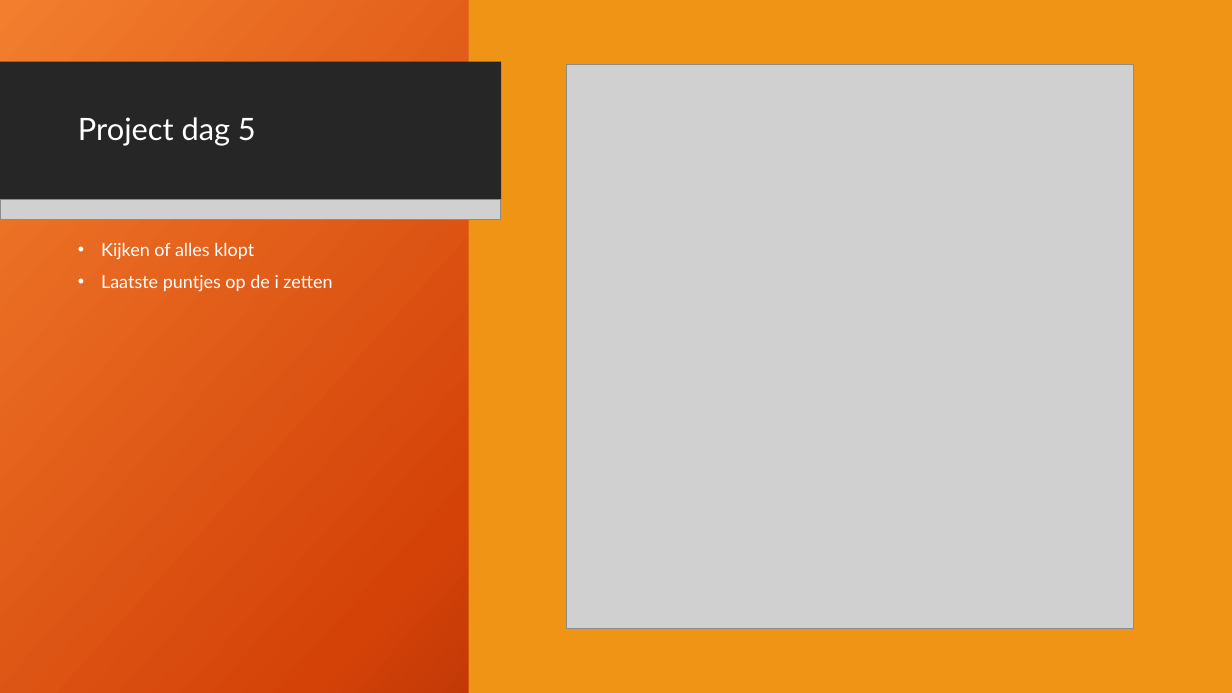
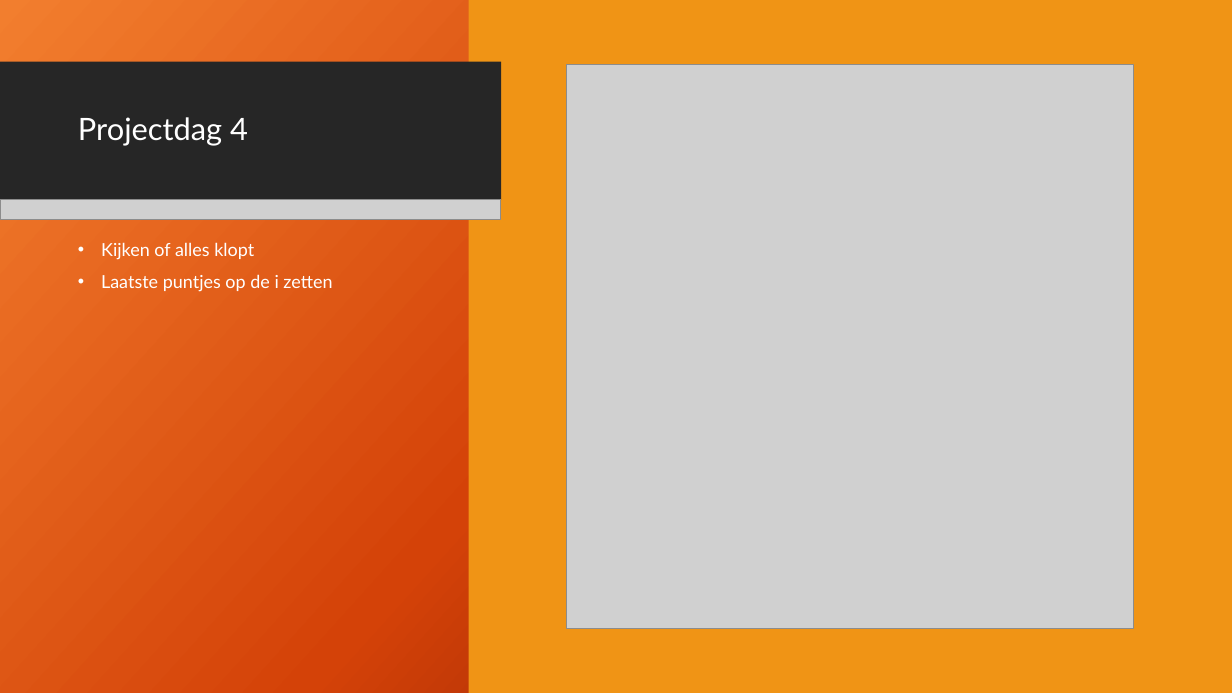
Before and after one commit to NebojsaRoc/ProjectweekRoc3, a slide deck: slide 6 of Presentatie aan klas.pptx (slide 7 before the commit). Drawn at 1232x693 pixels with LibreOffice and Linux fonts; fonts in the diff are those of the drawing; grey boxes stand for pictures; background and template pictures are left out. Boxes give left, top, right and bottom in pixels: in the first picture for what was removed or moved away, otherwise in the second. Text is boxed around its words. In the diff, an @@ line names an element or a change of style, - is before the commit and + after.

```diff
--- a/Presentatie aan klas.pptx
+++ b/Presentatie aan klas.pptx
@@ title at [78, 117, 248, 146]: text changed @@
-Project dag 5
+Projectdag 4
```
Also in this commit, not shown: 4 other slides changed, 1 slide added, 1 slide removed.
